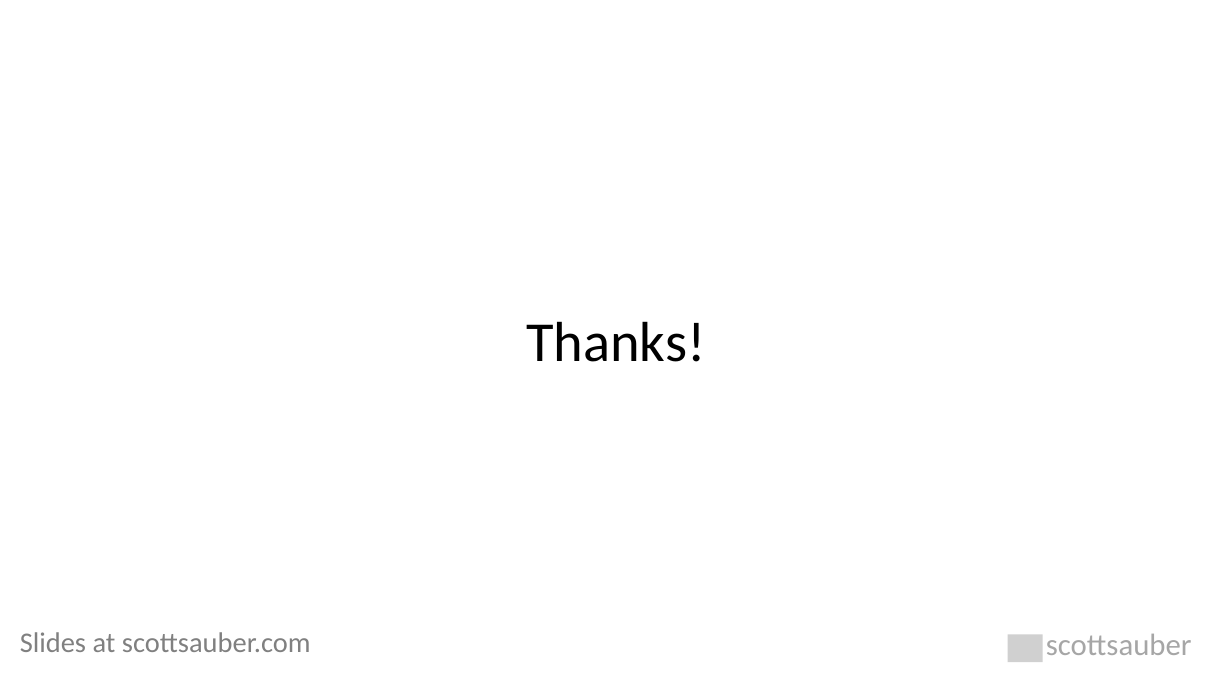
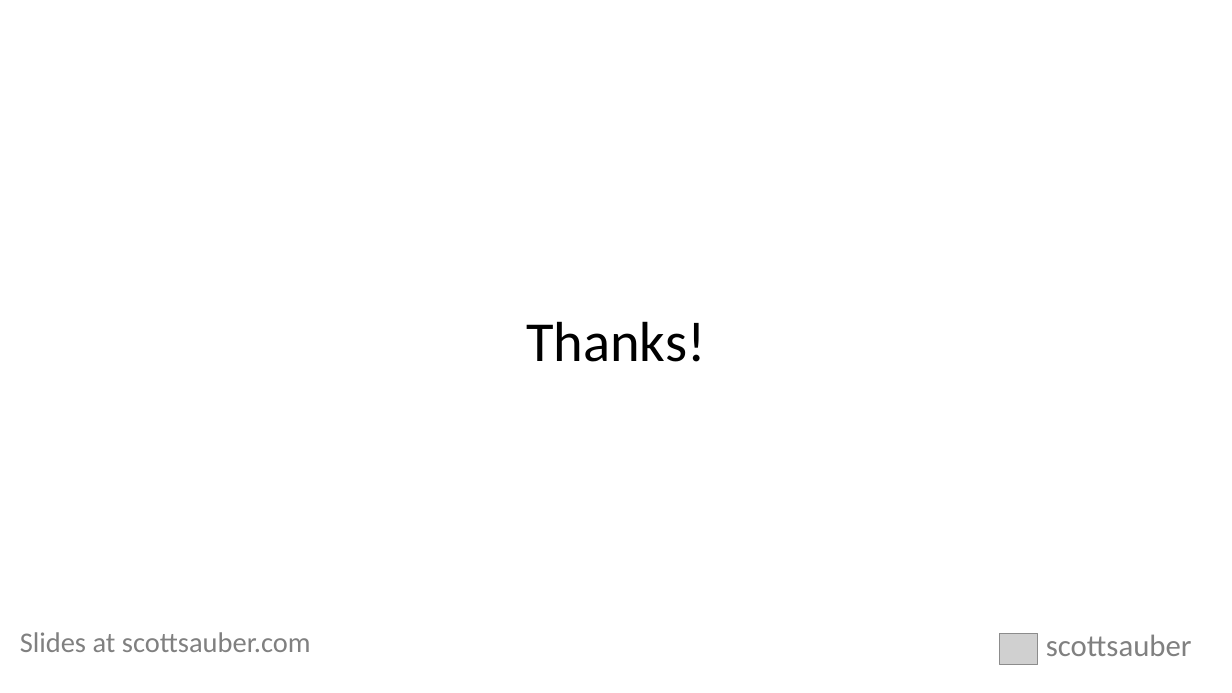
Before and after one commit to scottsauber/security-headers-talk, a slide deck: slide 69 of Security Headers Explained.pptx. Drawn at 1232x693 pixels with LibreOffice and Linux fonts; fonts in the diff are those of the drawing; grey boxes stand for pictures. Boxes give left, top, right and bottom in pixels: in the first picture for what was removed or moved away, otherwise in the second. Text is boxed around its words. In the diff, an @@ line names an element or a change of style, - is before the commit and + after.

```diff
--- a/Security Headers Explained.pptx
+++ b/Security Headers Explained.pptx
@@ text "scottsauber" at (x1=1046, y1=634, x2=1192, y2=656): text colour #A6A6A6 to #808080 @@
@@ picture moved from (x1=1007, y1=635, x2=1043, y2=663) to (x1=1000, y1=634, x2=1039, y2=665) @@
```
Also in this commit, not shown: 3 other slides changed, 1 other file.
